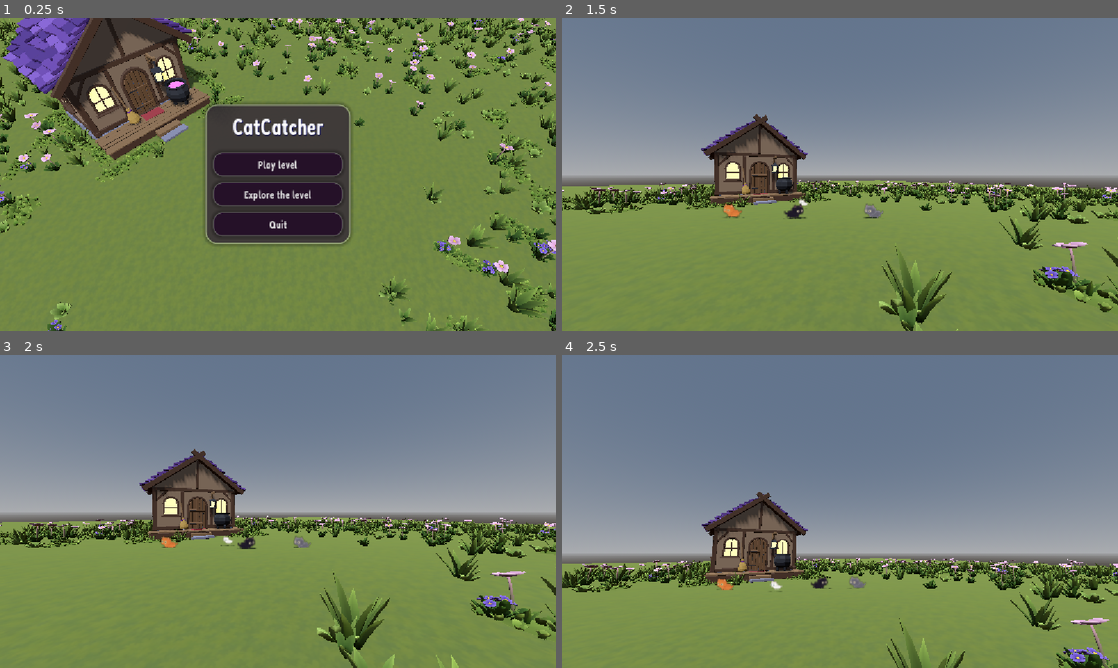
Above: before the commit, frames 1-4 (two rows, left to right).
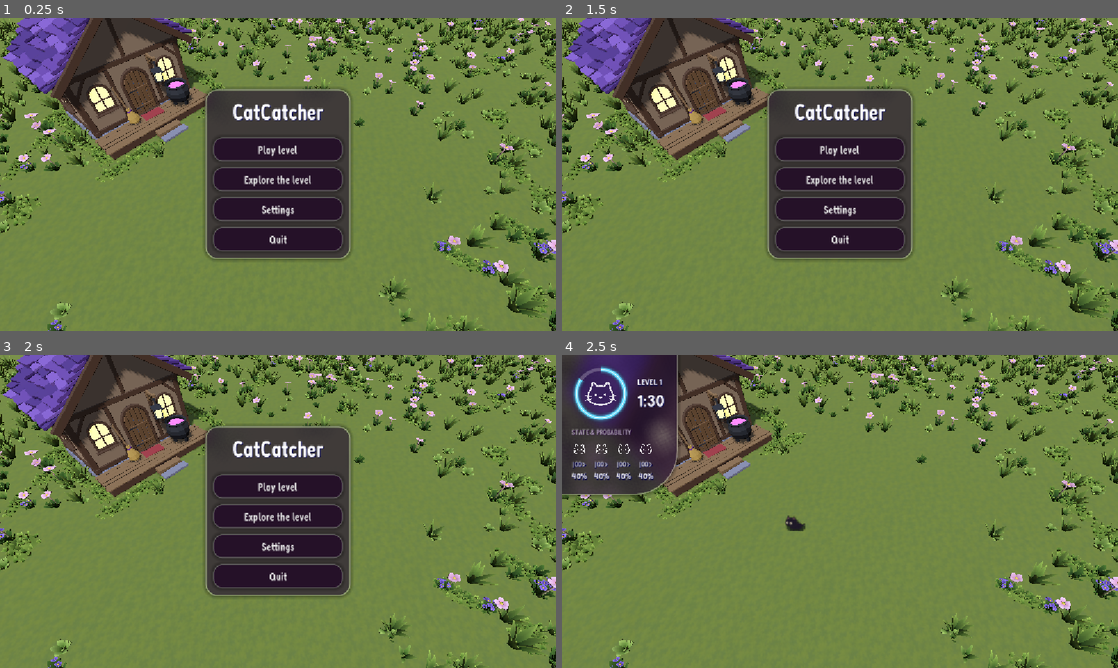
Above: after the commit, the same moments.

Repository: LucyferYX/CatCatcher
Game: Godot game, scene res://scenes/main_menu.tscn
The game is run twice, just before and just after one commit, with the same random seed, the same clock (stepped at 60 frames per second) and the same inputs.
Inputs (mouse positions are in pixels of both pictures, inside the frame that each line leads up to):
- Up to frame 1 (0.25 s): no input
- Up to frame 2 (1.5 s): click (840, 208) at 0.5 s, where only the run after the commit has a clickable "Settings"; click (840, 196) at 1.25 s, where only the run after the commit has a clickable "Back"
- Up to frame 3 (2 s): no input
- Up to frame 4 (2.5 s): click (840, 486) at 2 s, where only the run after the commit has a clickable "Play level"

The runs differ from the first frame. In frame 1, 8.7% of the frame differs, in the area x 36-64%, y 22-78%; in frame 2, 68%; in frame 3, 67%; in frame 4, 74%, in the area x 0-100%, y 0-100%.

Commit message:
Updated menu, added Settings & Music volume option
Users can now adjust music volume from 0 to 100.

Diff:
--- /dev/null
+++ b/Godot/default_bus_layout.tres
@@ -0,0 +1,9 @@
+[gd_resource type="AudioBusLayout" format=3 uid="uid://81oic4eydaky"]
+
+[resource]
+bus/1/name = &"Music"
+bus/1/solo = false
+bus/1/mute = false
+bus/1/bypass_fx = false
+bus/1/volume_db = 0.0
+bus/1/send = &"Master"
--- a/Godot/project.godot
+++ b/Godot/project.godot
@@ -14,6 +14,14 @@
 run/main_scene="uid://d3cd6l6hvcpc"
 config/features=PackedStringArray("4.7", "Forward Plus")
 config/icon="res://Logo.ico"
+
+[audio]
+
+buses/default_bus_layout="uid://81oic4eydaky"
+
+[autoload]
+
+Settings="*uid://ueqybcmmw30p"
 
 [display]
 
--- a/Godot/scenes/field.tscn
+++ b/Godot/scenes/field.tscn
@@ -3,7 +3,6 @@
 [ext_resource type="Texture2D" uid="uid://cdbqys0rhag17" path="res://assets/textures/GrassTile.png" id="1_lptdg"]
 [ext_resource type="PackedScene" uid="uid://b5ye327drcr1l" path="res://assets/models/witch_hut.glb" id="2_7156t"]
 [ext_resource type="PackedScene" uid="uid://b4xoq215m7tsk" path="res://assets/models/nature/patch_strip_b.glb" id="3_5by1f"]
-[ext_resource type="AudioStream" uid="uid://3vtjtr74w1kk" path="res://assets/audio/music.mp3" id="3_pn4dk"]
 [ext_resource type="PackedScene" uid="uid://cqi3wuw675sy" path="res://assets/models/nature/patch_blob_a.glb" id="3_wnvii"]
 [ext_resource type="PackedScene" uid="uid://dig5mu05ubdin" path="res://assets/models/nature/patch_strip_c.glb" id="4_odu0x"]
 [ext_resource type="PackedScene" uid="uid://c1etwkl7gfat" path="res://assets/models/nature/grass_mixed_c.glb" id="5_7b553"]
@@ -2308,8 +2307,3 @@
 [node name="witch_hut" parent="Ground" unique_id=2082439007 instance=ExtResource("2_7156t")]
 transform = Transform3D(1, 0, 0, 0, 1, 0, 0, 0, 1, 0, 0, -6)
 script = ExtResource("30_odu0x")
-
-[node name="Music" type="AudioStreamPlayer" parent="." unique_id=317393866]
-stream = ExtResource("3_pn4dk")
-volume_db = -6.0
-autoplay = true
--- a/Godot/scenes/main_menu.tscn
+++ b/Godot/scenes/main_menu.tscn
@@ -2,12 +2,13 @@
 
 [ext_resource type="PackedScene" uid="uid://d2k3mob7d4bda" path="res://scenes/field.tscn" id="1_wu84c"]
 [ext_resource type="Script" uid="uid://dgxpgvr2dnbb8" path="res://scripts/menu.gd" id="2_8ln24"]
+[ext_resource type="PackedScene" uid="uid://bwflicei854t5" path="res://scenes/settings_menu.tscn" id="3_8ln24"]
 [ext_resource type="Shader" uid="uid://cwlwqvos8oo0h" path="res://ui/glass_panel.gdshader" id="3_rtw2f"]
 [ext_resource type="Script" uid="uid://vkmchqi3txhq" path="res://ui/glass_panel.gd" id="4_oa1go"]
 
-[sub_resource type="ShaderMaterial" id="ShaderMaterial_wu84c"]
+[sub_resource type="ShaderMaterial" id="ShaderMaterial_8ln24"]
 shader = ExtResource("3_rtw2f")
-shader_parameter/rect_size = Vector2(300, 289)
+shader_parameter/rect_size = Vector2(300, 351)
 shader_parameter/corner_radii = Vector4(24, 24, 24, 24)
 shader_parameter/blur_px = 12.0
 shader_parameter/frost = 0.06
@@ -41,7 +42,7 @@
 grow_vertical = 2
 
 [node name="GlassPanel" type="PanelContainer" parent="CanvasLayer/Menu/CenterContainer" unique_id=1586647828]
-material = SubResource("ShaderMaterial_wu84c")
+material = SubResource("ShaderMaterial_8ln24")
 custom_minimum_size = Vector2(300, 0)
 layout_mode = 2
 script = ExtResource("4_oa1go")
@@ -69,10 +70,19 @@
 layout_mode = 2
 text = "Explore the level"
 
+[node name="ButtonSettings" type="Button" parent="CanvasLayer/Menu/CenterContainer/GlassPanel/VBoxContainer" unique_id=1476750727]
+layout_mode = 2
+text = "Settings"
+
 [node name="ButtonQuit" type="Button" parent="CanvasLayer/Menu/CenterContainer/GlassPanel/VBoxContainer" unique_id=561115874]
 layout_mode = 2
 text = "Quit"
 
+[node name="SettingsMenu" parent="CanvasLayer/Menu" unique_id=126882965 instance=ExtResource("3_8ln24")]
+unique_name_in_owner = true
+layout_mode = 1
+
 [connection signal="pressed" from="CanvasLayer/Menu/CenterContainer/GlassPanel/VBoxContainer/ButtonPlayLevel" to="CanvasLayer/Menu" method="_on_play_pressed"]
 [connection signal="pressed" from="CanvasLayer/Menu/CenterContainer/GlassPanel/VBoxContainer/ButtonExploreTheLevel" to="CanvasLayer/Menu" method="_on_explore_pressed"]
+[connection signal="pressed" from="CanvasLayer/Menu/CenterContainer/GlassPanel/VBoxContainer/ButtonSettings" to="CanvasLayer/Menu" method="_on_settings_pressed"]
 [connection signal="pressed" from="CanvasLayer/Menu/CenterContainer/GlassPanel/VBoxContainer/ButtonQuit" to="CanvasLayer/Menu" method="_on_quit_pressed"]
--- a/Godot/scenes/pause_menu.tscn
+++ b/Godot/scenes/pause_menu.tscn
@@ -2,11 +2,12 @@
 
 [ext_resource type="Script" uid="uid://fio010gbxixc" path="res://scripts/pause_menu.gd" id="1_kukqi"]
 [ext_resource type="Shader" uid="uid://cwlwqvos8oo0h" path="res://ui/glass_panel.gdshader" id="1_myx47"]
+[ext_resource type="PackedScene" uid="uid://bwflicei854t5" path="res://scenes/settings_menu.tscn" id="2_5d2l8"]
 [ext_resource type="Script" uid="uid://vkmchqi3txhq" path="res://ui/glass_panel.gd" id="2_kukqi"]
 
 [sub_resource type="ShaderMaterial" id="ShaderMaterial_5d2l8"]
 shader = ExtResource("1_myx47")
-shader_parameter/rect_size = Vector2(171, 227)
+shader_parameter/rect_size = Vector2(171, 289)
 shader_parameter/corner_radii = Vector4(24, 24, 24, 24)
 shader_parameter/blur_px = 12.0
 shader_parameter/frost = 0.06
@@ -54,9 +55,26 @@
 layout_mode = 2
 text = "Resume"
 
+[node name="Button" type="Button" parent="CenterContainer/GlassPanel/VBoxContainer" unique_id=1366516939]
+layout_mode = 2
+text = "Settings"
+
 [node name="ButtonMainMenu" type="Button" parent="CenterContainer/GlassPanel/VBoxContainer" unique_id=1172204633]
 layout_mode = 2
 text = "Main Menu"
 
+[node name="SettingsMenu" parent="." unique_id=126882965 instance=ExtResource("2_5d2l8")]
+unique_name_in_owner = true
+anchors_preset = 0
+anchor_right = 0.0
+anchor_bottom = 0.0
+offset_left = 576.0
+offset_top = 324.0
+offset_right = 576.0
+offset_bottom = 324.0
+grow_horizontal = 1
+grow_vertical = 1
+
 [connection signal="pressed" from="CenterContainer/GlassPanel/VBoxContainer/ButtonResume" to="." method="_on_resume_pressed"]
+[connection signal="pressed" from="CenterContainer/GlassPanel/VBoxContainer/Button" to="." method="_on_settings_pressed"]
 [connection signal="pressed" from="CenterContainer/GlassPanel/VBoxContainer/ButtonMainMenu" to="." method="_on_menu_pressed"]
--- /dev/null
+++ b/Godot/scenes/settings_menu.tscn
@@ -0,0 +1,72 @@
+[gd_scene format=3 uid="uid://bwflicei854t5"]
+
+[ext_resource type="Shader" uid="uid://cwlwqvos8oo0h" path="res://ui/glass_panel.gdshader" id="1_cr101"]
+[ext_resource type="Script" uid="uid://c66nc68em7nbq" path="res://scripts/settings_menu.gd" id="1_wswnh"]
+[ext_resource type="Script" uid="uid://vkmchqi3txhq" path="res://ui/glass_panel.gd" id="2_wswnh"]
+
+[sub_resource type="ShaderMaterial" id="ShaderMaterial_cr101"]
+shader = ExtResource("1_cr101")
+shader_parameter/rect_size = Vector2(360, 176)
+shader_parameter/corner_radii = Vector4(24, 24, 24, 24)
+shader_parameter/blur_px = 12.0
+shader_parameter/frost = 0.06
+
+[node name="SettingsMenu" type="Control" unique_id=126882965]
+layout_mode = 3
+anchors_preset = 15
+anchor_right = 1.0
+anchor_bottom = 1.0
+grow_horizontal = 2
+grow_vertical = 2
+script = ExtResource("1_wswnh")
+
+[node name="CenterContainer" type="CenterContainer" parent="." unique_id=1799185647]
+layout_mode = 1
+anchors_preset = 15
+anchor_right = 1.0
+anchor_bottom = 1.0
+grow_horizontal = 2
+grow_vertical = 2
+
+[node name="GlassPanel" type="PanelContainer" parent="CenterContainer" unique_id=1908834339]
+material = SubResource("ShaderMaterial_cr101")
+custom_minimum_size = Vector2(360, 0)
+layout_mode = 2
+script = ExtResource("2_wswnh")
+metadata/_custom_type_script = "uid://vkmchqi3txhq"
+
+[node name="VBoxContainer" type="VBoxContainer" parent="CenterContainer/GlassPanel" unique_id=881181831]
+layout_mode = 2
+theme_override_constants/separation = 12
+
+[node name="Settings" type="Label" parent="CenterContainer/GlassPanel/VBoxContainer" unique_id=1775706614]
+layout_mode = 2
+theme_override_font_sizes/font_size = 36
+text = "Settings"
+horizontal_alignment = 1
+
+[node name="HBoxContainer" type="HBoxContainer" parent="CenterContainer/GlassPanel/VBoxContainer" unique_id=924957354]
+layout_mode = 2
+
+[node name="Music" type="Label" parent="CenterContainer/GlassPanel/VBoxContainer/HBoxContainer" unique_id=1087176086]
+custom_minimum_size = Vector2(60, 0)
+layout_mode = 2
+text = "Music"
+
+[node name="MusicSlider" type="HSlider" parent="CenterContainer/GlassPanel/VBoxContainer/HBoxContainer" unique_id=805655689]
+unique_name_in_owner = true
+layout_mode = 2
+size_flags_horizontal = 3
+size_flags_vertical = 1
+
+[node name="MusicValue" type="Label" parent="CenterContainer/GlassPanel/VBoxContainer/HBoxContainer" unique_id=464376686]
+unique_name_in_owner = true
+custom_minimum_size = Vector2(40, 0)
+layout_mode = 2
+text = "80"
+horizontal_alignment = 1
+
+[node name="BackButton" type="Button" parent="CenterContainer/GlassPanel/VBoxContainer" unique_id=1030526913]
+unique_name_in_owner = true
+layout_mode = 2
+text = "Back"
--- a/Godot/scripts/menu.gd
+++ b/Godot/scripts/menu.gd
@@ -11,5 +11,15 @@
 func _on_explore_pressed() -> void:
 	get_tree().change_scene_to_file("res://scenes/walk_mode.tscn")
 
+func _on_settings_pressed() -> void:
+	$CenterContainer.hide()          # swap the menu panel for the settings panel
+	%SettingsMenu.open()
+	await %SettingsMenu.closed
+	$CenterContainer.show()
+
 func _on_quit_pressed() -> void:
 	get_tree().quit()
+
+
+func _on_button_pressed() -> void:
+	pass # Replace with function body.
--- a/Godot/scripts/pause_menu.gd
+++ b/Godot/scripts/pause_menu.gd
@@ -33,6 +33,13 @@
 	Input.mouse_mode = _mouse_before
 
 
+func _on_settings_pressed() -> void:
+	$CenterContainer.hide()          # swap the pause panel for the settings panel
+	%SettingsMenu.open()
+	await %SettingsMenu.closed
+	$CenterContainer.show()
+
+
 func _on_menu_pressed() -> void:
 	get_tree().paused = false
 	Input.mouse_mode = Input.MOUSE_MODE_VISIBLE
--- /dev/null
+++ b/Godot/scripts/settings.gd
@@ -0,0 +1,50 @@
+extends Node
+## Global settings + background music. Registered as the autoload "Settings":
+## it exists from the start of the game and survives scene changes, so the music
+## keeps playing between the menu and the levels. Settings are saved to user://.
+
+const SAVE_PATH := "user://settings.cfg"
+const MUSIC := preload("res://assets/audio/music.mp3")
+const MUSIC_BUS := &"Music"
+const MUSIC_BASE_DB := -6.0          # loudness of the track at 100 %
+
+## Music volume, 0..100 (0 = muted).
+var music_volume := 80.0:
+	set(value):
+		music_volume = clampf(value, 0.0, 100.0)
+		_apply()
+
+var _player: AudioStreamPlayer
+
+
+func _ready() -> void:
+	process_mode = Node.PROCESS_MODE_ALWAYS   # keep playing while the game is paused
+	_load()
+	_player = AudioStreamPlayer.new()
+	_player.stream = MUSIC
+	_player.bus = MUSIC_BUS
+	_player.volume_db = MUSIC_BASE_DB
+	add_child(_player)
+	_player.play()
+	_apply()
+
+
+func save() -> void:
+	var cfg := ConfigFile.new()
+	cfg.set_value("audio", "music_volume", music_volume)
+	cfg.save(SAVE_PATH)
+
+
+func _load() -> void:
+	var cfg := ConfigFile.new()
+	if cfg.load(SAVE_PATH) == OK:
+		music_volume = cfg.get_value("audio", "music_volume", music_volume)
+
+
+func _apply() -> void:
+	var bus := AudioServer.get_bus_index(MUSIC_BUS)
+	if bus == -1:
+		return
+	# The slider is linear (0..100), the bus works in decibels.
+	AudioServer.set_bus_volume_db(bus, linear_to_db(music_volume / 100.0))
+	AudioServer.set_bus_mute(bus, music_volume <= 0.0)
--- /dev/null
+++ b/Godot/scripts/settings_menu.gd
@@ -0,0 +1,41 @@
+extends Control
+## Settings panel, shared by the main menu and the pause menu.
+## open() shows it; "Back" or Esc closes it (and saves). Values live in the Settings autoload.
+## Needs these nodes marked "Access as Unique Name": MusicSlider, MusicValue, BackButton.
+
+signal closed
+
+@onready var _slider: HSlider = %MusicSlider
+@onready var _value: Label = %MusicValue
+
+
+func _ready() -> void:
+	hide()
+	_slider.min_value = 0
+	_slider.max_value = 100
+	_slider.step = 1
+	_slider.value_changed.connect(_on_music_changed)
+	%BackButton.pressed.connect(close)
+
+
+func open() -> void:
+	_slider.value = Settings.music_volume
+	_value.text = str(int(_slider.value))
+	show()
+
+
+func close() -> void:
+	Settings.save()
+	hide()
+	closed.emit()
+
+
+func _on_music_changed(value: float) -> void:
+	Settings.music_volume = value
+	_value.text = str(int(value))
+
+
+func _unhandled_input(event: InputEvent) -> void:
+	if visible and event.is_action_pressed("ui_cancel"):   # Esc
+		close()
+		get_viewport().set_input_as_handled()
Not shown, added: Godot/scripts/settings.gd.uid
Not shown, added: Godot/scripts/settings_menu.gd.uid
